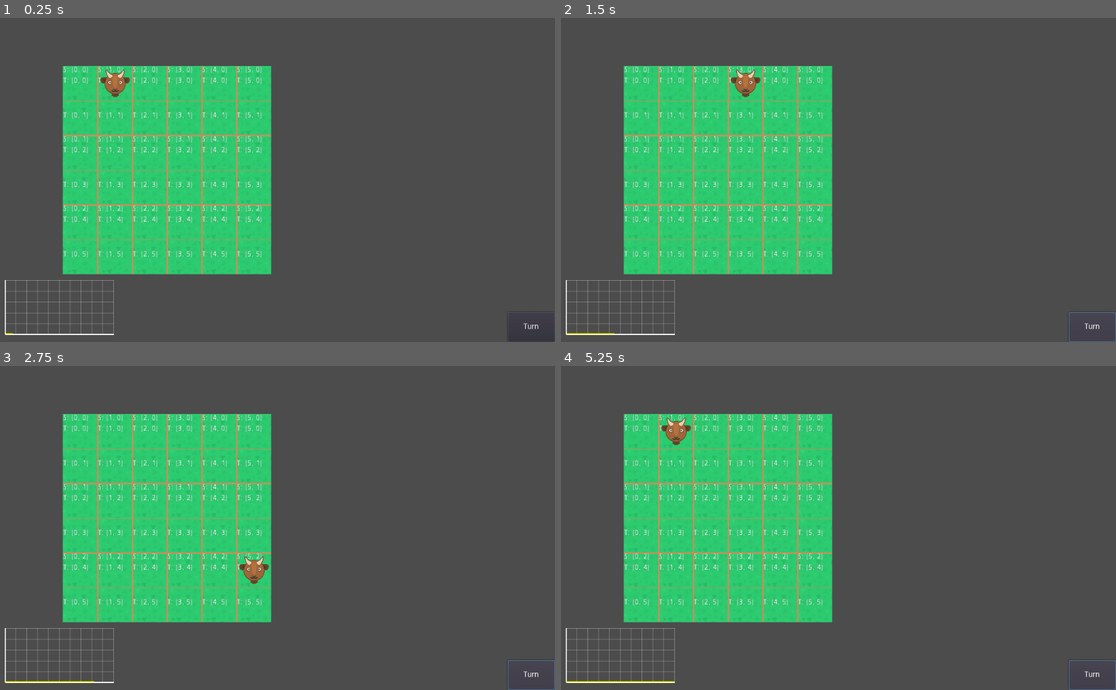
Above: before the commit, frames 1-4 (two rows, left to right).
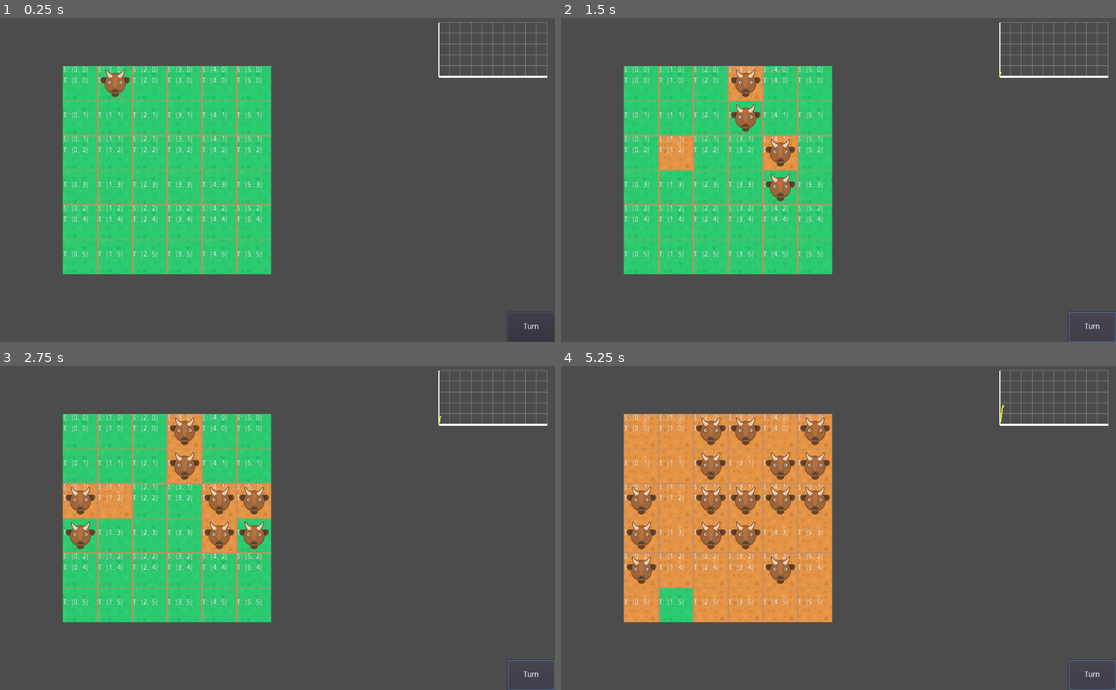
Above: after the commit, the same moments.

Repository: Drarch/EcologySim
Game: Godot game, scene res://scenes/levels/scene_herbivore.tscn
Two runs of this game, one before a commit and one after it. Both use one fixed random seed, a clock stepped at 60 frames per second and the inputs below.
Inputs:
- Up to frame 1 (0.25 s): no input
- Up to frame 2 (1.5 s): click "Turn" at 0.5 s; click "Turn" at 1.25 s
- Up to frame 3 (2.75 s): click "Turn" at 2 s
- Up to frame 4 (5.25 s): tap Enter at 2.75, 4.25 s; tap Space at 3.5, 5 s

The runs differ from the first frame. In frame 1, 0.9% of the frame differs, in the area x 0-99%, y 1-98%; in frame 2, 3.1%; in frame 3, 6.2%; in frame 4, 23%.
Error before the commit: Parse Error: The identifier "energyBreedingCost" isn't declared in the current scope. (res://scenes/agents/actions/scripts/action_breeding_free_tile.gd:24)

Commit message:
FIX: typos

Diff:
--- a/source/scenes/agents/actions/scripts/action_aging.gd
+++ b/source/scenes/agents/actions/scripts/action_aging.gd
@@ -13,5 +13,5 @@
 		_animal.death()
 		return
 
-	_animal.emergy -= _animal.energyLivingCost
+	_animal.energy -= _animal.energyLivingCost
 	_animal.age += 1
--- a/source/scenes/agents/actions/scripts/action_breeding_free_tile.gd
+++ b/source/scenes/agents/actions/scripts/action_breeding_free_tile.gd
@@ -21,4 +21,4 @@
 	_animal.get_parent().add_child(newAnimal)
 	_animal.sector.addAnimal(destTile, newAnimal)
 
-	_animal.energy -= energyBreedingCost
+	_animal.energy -= _animal.energyBreedingCost
--- a/source/scenes/levels/scene_herbivore.tscn
+++ b/source/scenes/levels/scene_herbivore.tscn
@@ -32,12 +32,17 @@
 }
 
 [node name="plot" parent="CanvasLayer" instance=ExtResource( 4 )]
-position = Vector2( 10.8875, 586 )
+position = Vector2( 809.918, 110.824 )
+scale = Vector2( 1, 2 )
 data_path = NodePath("../../Animals")
 history_size = 200
-plot_size = Vector2( 200, 100 )
+scale_data = false
+record_only_on_change = true
+plot_size = Vector2( 200, 50 )
 axis_line_width = 2
+axis_line_color = Color( 1, 1, 1, 1 )
 grid_divisions = Vector2( 10, 5 )
+grid_width = 1
 grid_color = Color( 1, 1, 1, 0.286275 )
 plot_line_width = 2
 plot_line_color = Color( 0.968627, 1, 0, 1 )
